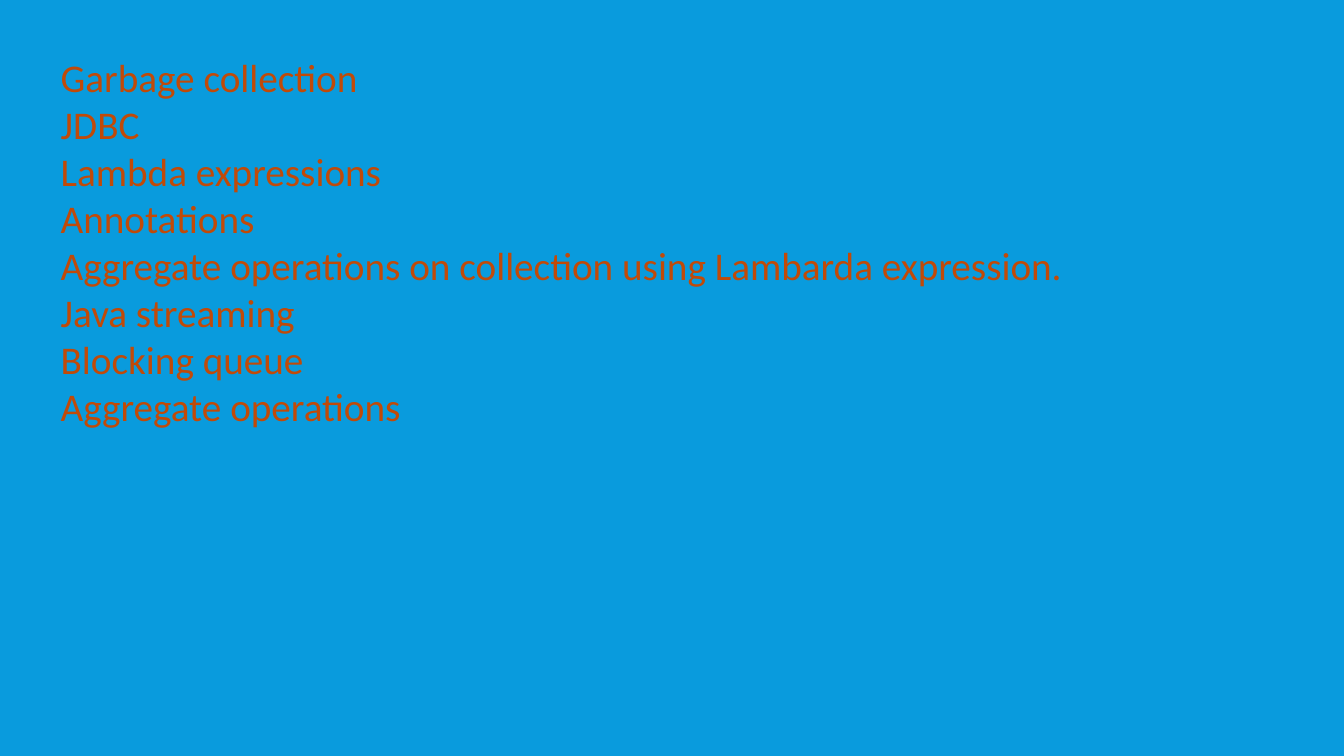
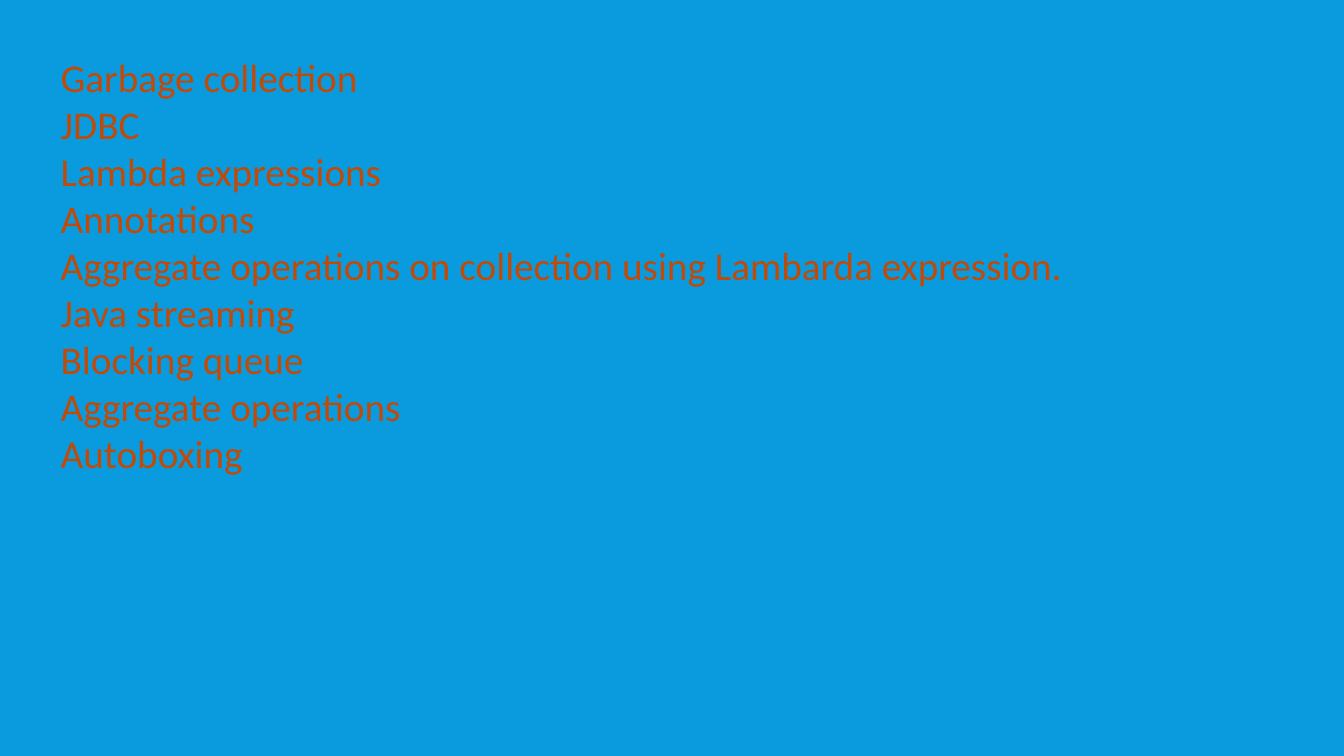
Before and after one commit to nmsgit1234/TechnicalDocs, a slide deck: slide 32 of training/core_java/7_Training_CoreJava_Generics.pptx (slide 20 before the commit). Drawn at 1344x756 pixels with LibreOffice and Linux fonts; fonts in the diff are those of the drawing. Boxes give left, top, right and bottom in pixels: in the first picture for what was removed or moved away, otherwise in the second. Text is boxed around its words. In the diff, an @@ line names an element or a change of style, - is before the commit and + after.

```diff
--- a/training/core_java/7_Training_CoreJava_Generics.pptx
+++ b/training/core_java/7_Training_CoreJava_Generics.pptx
@@ text at bbox=[61, 440, 243, 475]: paragraph added @@
+Autoboxing
```
Also in this commit, not shown: 19 slides added, 7 slides removed, 11 other files.
